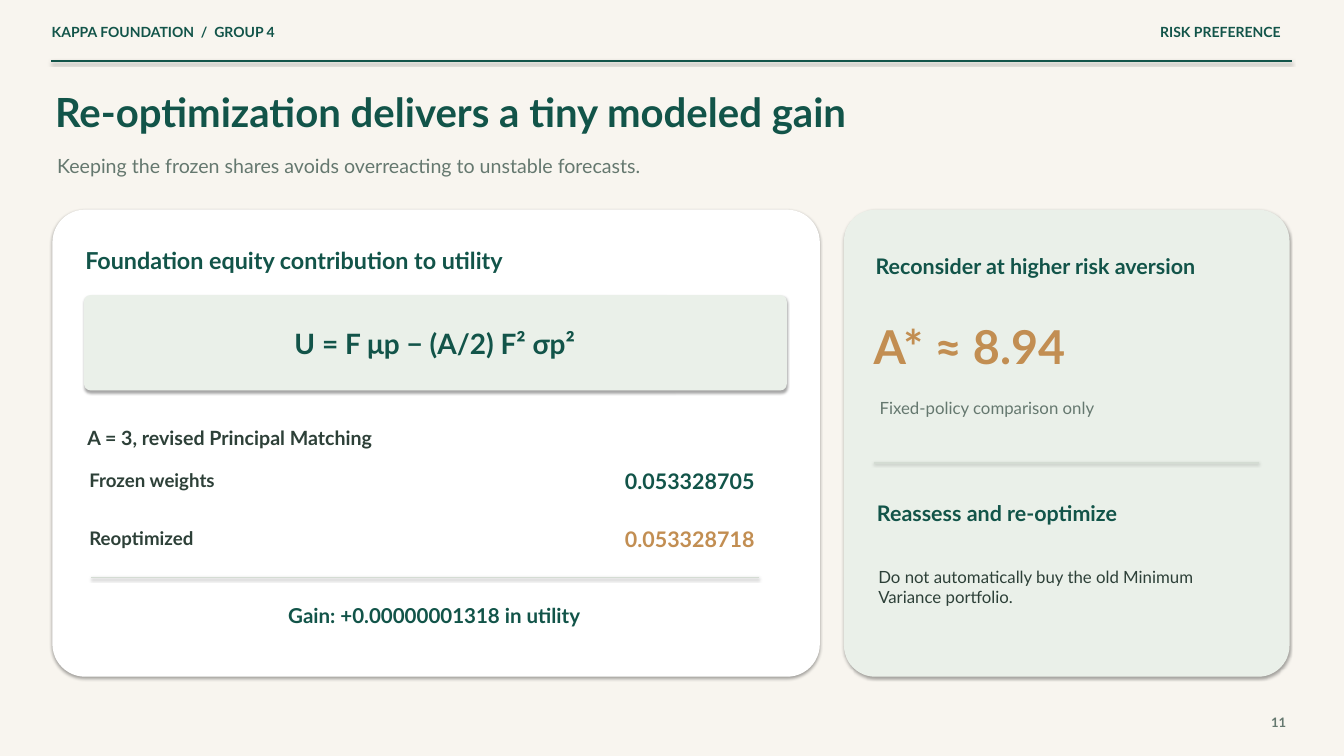
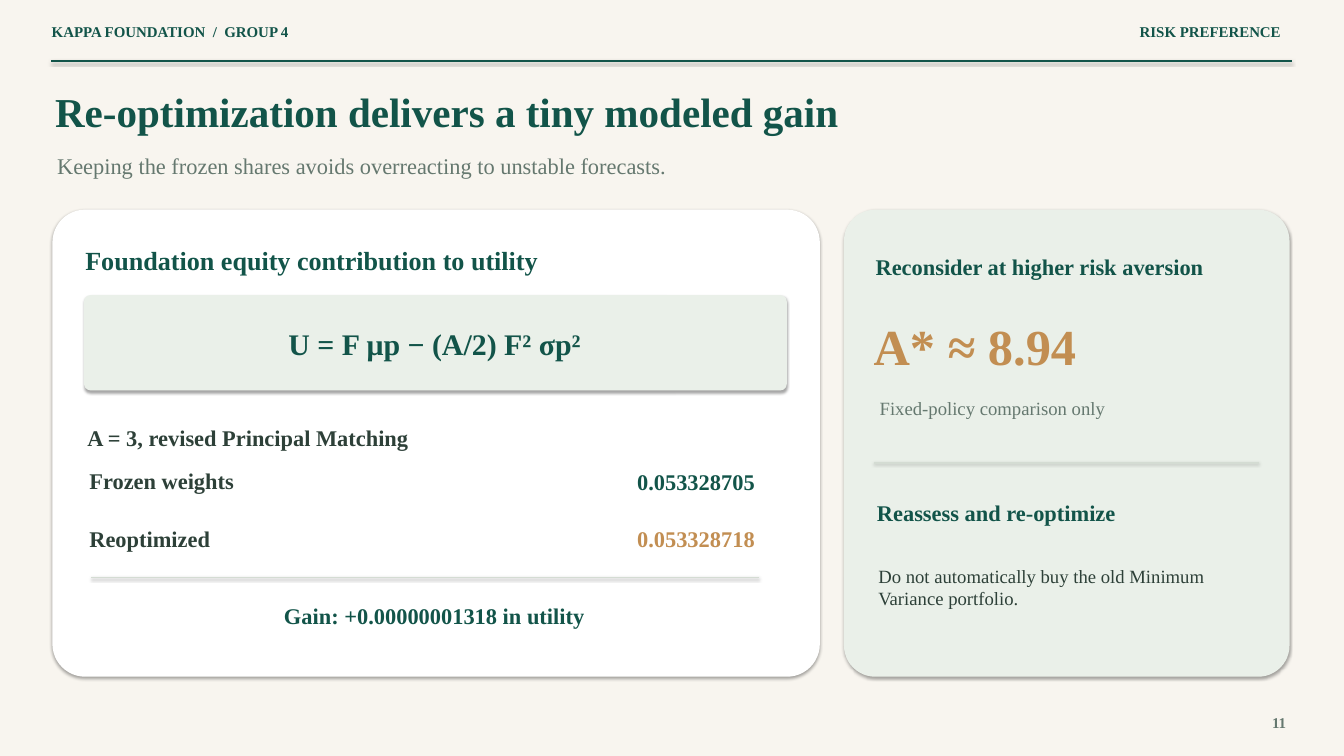
Before and after one commit to lucasnguynn/BFIN-Assignment, a slide deck: slide 11 of Final Submission/Presentation.pptx. Drawn at 1344x756 pixels with LibreOffice and Linux fonts; fonts in the diff are those of the drawing. Boxes give left, top, right and bottom in pixels: in the first picture for what was removed or moved away, otherwise in the second. Text is boxed around its words. In the diff, an @@ line names an element or a change of style, - is before the commit and + after.

```diff
--- a/Final Submission/Presentation.pptx
+++ b/Final Submission/Presentation.pptx
@@ text "KAPPA FOUNDATION / GROUP 4" at [52,27,288,37]: size 15 to 16 pt, font Lato to Times New Roman @@
@@ text "RISK PREFERENCE" at [1140,27,1281,37]: size 15 to 16 pt, font Lato to Times New Roman @@
@@ text "Re-optimization delivers a tiny modeled ..." at [55,98,838,135]: size 43 to 44 pt, font Lato to Times New Roman @@
@@ text "Keeping the frozen shares avoids ..." at [57,158,666,179]: size 21 to 24 pt, font Lato to Times New Roman @@
@@ text "Foundation equity contribution to utility" at [85,252,538,276]: size 25 to 28 pt, font Lato to Times New Roman @@
@@ text "U = F μp − ..." at [288,334,581,361]: size 30 to 32 pt, font Lato to Times New Roman @@
@@ text "A* ≈ 8.94" at [874,331,1076,366]: size 50 to 54 pt, font Lato to Times New Roman @@
@@ text "Fixed-policy comparison only" at [880,402,1105,419]: size 18 to 20 pt, font Lato to Times New Roman @@
@@ text "A = 3, revised Principal ..." at [87,430,408,451]: size 21 to 24 pt, font Lato to Times New Roman @@
@@ text "Frozen weights" at [89,473,234,494]: size 20 to 24 pt, font Lato to Times New Roman @@
@@ size 23 to 24 pt, font Lato to Times New Roman in 4 elements at [637,475,755,491], [637,532,755,547], [876,259,1203,280], [877,505,1115,526] @@
@@ text "Reoptimized" at [89,531,210,552]: size 20 to 24 pt, font Lato to Times New Roman @@
@@ text "Do not automatically buy the ..." at [878,570,1204,609]: size 18 to 20 pt, font Lato to Times New Roman @@
@@ text "Gain: +0.00000001318 in utility" at [284,608,584,629]: size 22 to 24 pt, font Lato to Times New Roman @@
@@ text "11" at [1272,718,1286,728]: size 14 to 16 pt, font Lato to Times New Roman @@
```
Also in this commit, not shown: 16 other slides changed, 1 other file.
